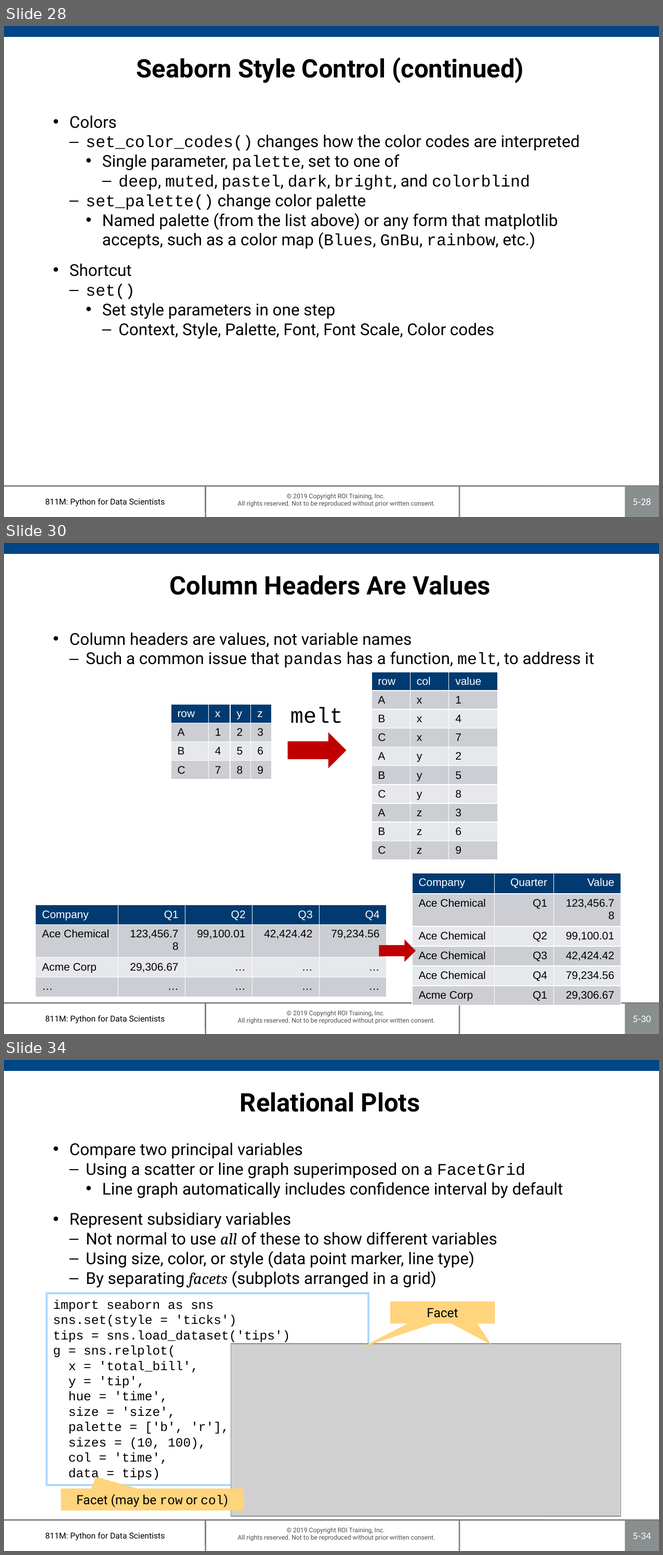
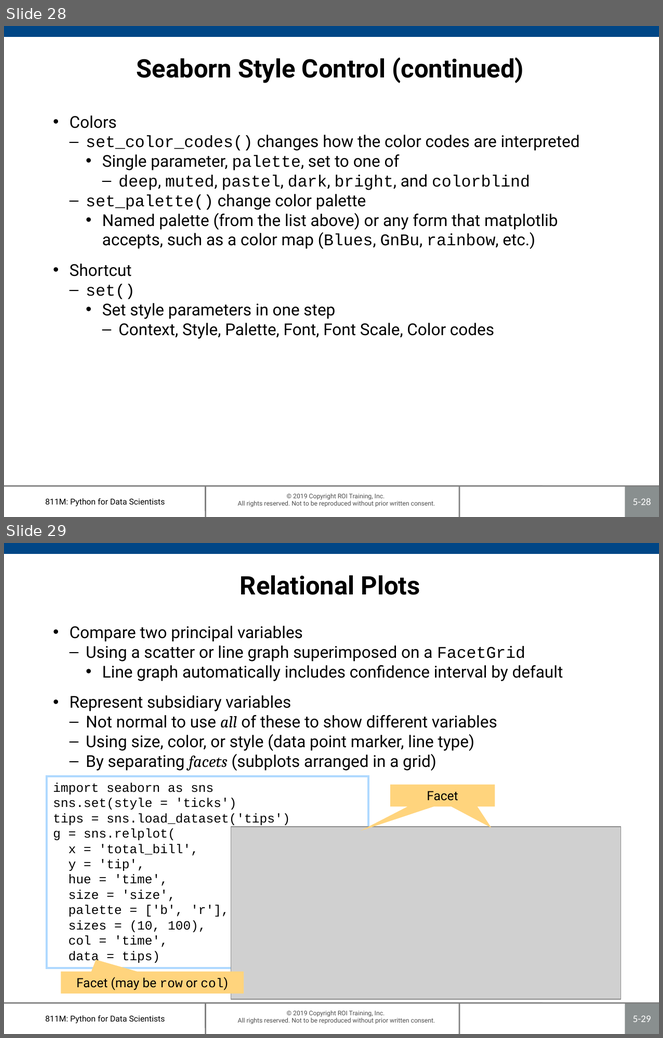
Before and after one commit to roitraining/PythonML, a slide deck: 811M-Ch05_PlottingAndVisualization.pptx. Shown one above the other, each under a label of ours: slides 28, 30 and 34 before the commit, slides 28 and 29 after it; the slides between them are not shown. The pictures are 663x1555 and 663x1038 pixels, drawn with LibreOffice and Linux fonts; fonts in the diff are those of the drawing; grey boxes stand for pictures; background and template pictures are left out. Boxes give left, top, right and bottom in pixels: in the first picture for what was removed or moved away, otherwise in the second. Text is boxed around its words. In the diff, an @@ line names an element or a change of style, - is before the commit and + after.

```diff
--- a/811M-Ch05_PlottingAndVisualization.pptx
+++ b/811M-Ch05_PlottingAndVisualization.pptx
@@ slide 30 removed at box(4, 543, 659, 1034), background #FFFFFF; not listed: 7 template elements that a slide beside it also shows @@
@@ title removed at box(170, 575, 490, 595) @@
-Column Headers Are Values
@@ text removed at box(70, 632, 594, 668) @@
-• Column headers are values, not variable names
-  – Such a common issue that pandas has a function, melt, to address it
@@ table removed at box(372, 672, 498, 869), 10 rows, 3 columns @@
-row | col | value
-A | x | 1
-B | x | 4
-C | x | 7
-A | y | 2
-B | y | 5
-C | y | 8
-A | z | 3
-B | z | 6
-C | z | 9
@@ table removed at box(171, 704, 271, 783), 4 rows, 4 columns @@
-row | x | y | z
-A | 1 | 2 | 3
-B | 4 | 5 | 6
-C | 7 | 8 | 9
@@ text removed at box(291, 707, 343, 723) @@
-melt
@@ right arrow removed at box(288, 732, 347, 768) @@
@@ table removed at box(412, 873, 621, 1003), 6 rows, 3 columns @@
-Company | Quarter | Value
-Ace Chemical | Q1 | 123,456.78
-Ace Chemical | Q2 | 99,100.01
-Ace Chemical | Q3 | 42,424.42
-Ace Chemical | Q4 | 79,234.56
-Acme Corp | Q1 | 29,306.67
@@ table removed at box(35, 905, 385, 984), 4 rows, 5 columns @@
-Company | Q1 | Q2 | Q3 | Q4
-Ace Chemical | 123,456.78 | 99,100.01 | 42,424.42 | 79,234.56
-Acme Corp | 29,306.67 | … | … | …
-… | … | … | … | …
@@ right arrow removed at box(379, 940, 416, 962) @@
@@ what was slide 34 is now slide 29 @@
@@ page number at box(633, 1016, 651, 1022): text changed @@
-5-34
+5-29
```
Also in this commit, not shown: 4 other slides removed, 1 other file.
